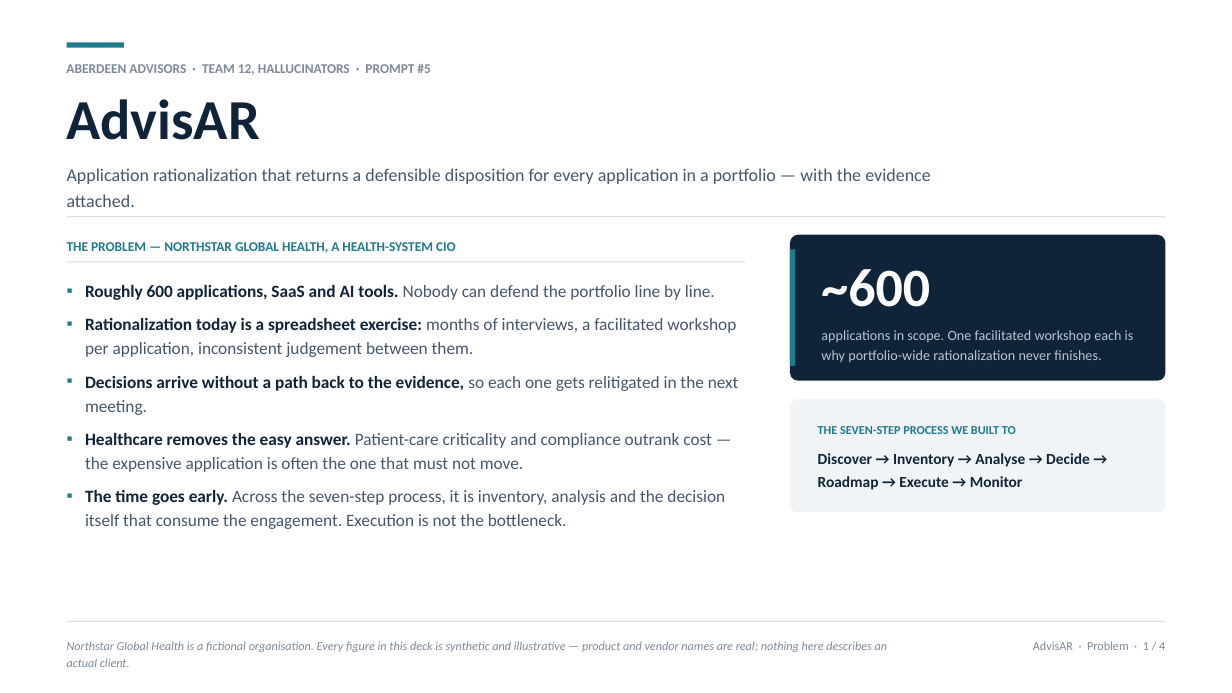
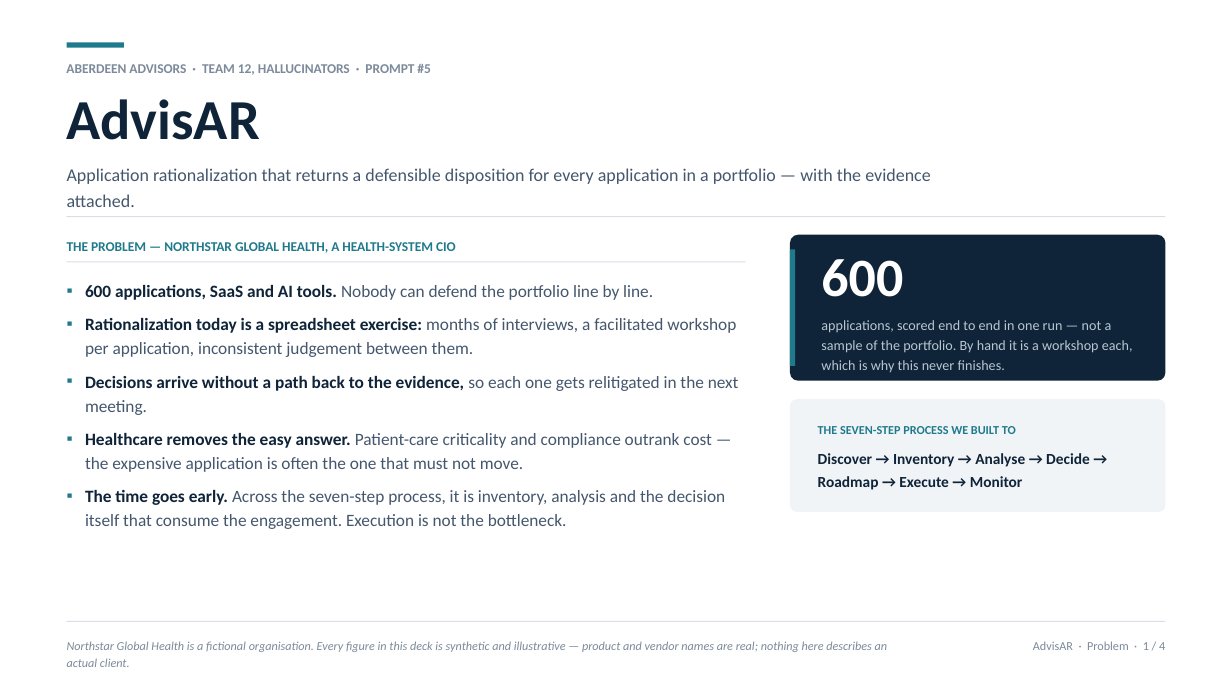
Before and after one commit to Aberdeen-Advisors/hack-team-12, a slide deck: slide 1 of docs/AdvisAR-Hackathon-Deck.pptx. Drawn at 1232x693 pixels with LibreOffice and Linux fonts; fonts in the diff are those of the drawing. Boxes give left, top, right and bottom in pixels: in the first picture for what was removed or moved away, otherwise in the second. Text is boxed around its words. In the diff, an @@ line names an element or a change of style, - is before the commit and + after.

```diff
--- a/docs/AdvisAR-Hackathon-Deck.pptx
+++ b/docs/AdvisAR-Hackathon-Deck.pptx
@@ text at [821,259,1133,372]: text changed @@
-~600
-applications in scope. One facilitated workshop each is why portfolio-wide rationalization never finishes.
+600
+applications, scored end to end in one run — not a sample of the portfolio. By hand it is a workshop each, which is why this never finishes.
@@ text at [85,285,653,300]: text changed; text colour #0F2438 to #44576D; bold off @@
-▪ Roughly 600 applications, SaaS and AI tools. Nobody can defend the portfolio line by line.
+▪ 600 applications, SaaS and AI tools. Nobody can defend the portfolio line by line.
```
Also in this commit, not shown: 2 other slides changed, 1 other file.
